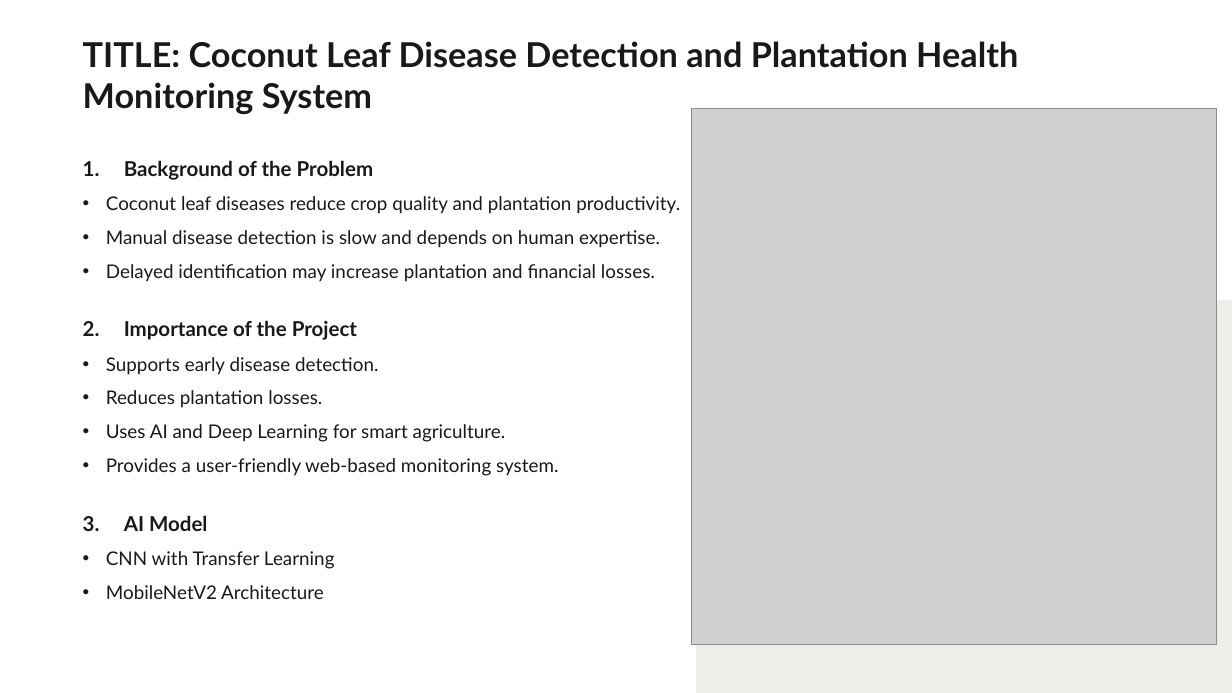
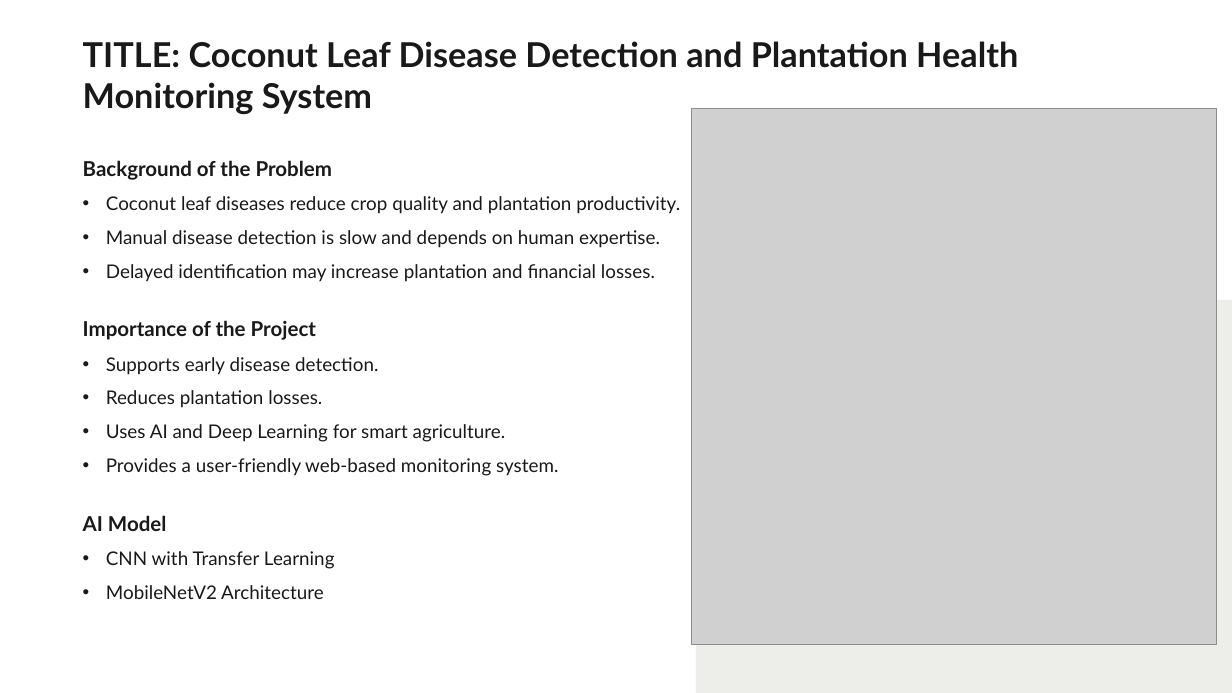
Before and after one commit to Abdullah-ahfj/Bsc-Hons-DataScience_final_project, a slide deck: slide 4 of Final_Proposal.pptx. Drawn at 1232x693 pixels with LibreOffice and Linux fonts; fonts in the diff are those of the drawing; grey boxes stand for pictures. Boxes give left, top, right and bottom in pixels: in the first picture for what was removed or moved away, otherwise in the second. Text is boxed around its words. In the diff, an @@ line names an element or a change of style, - is before the commit and + after.

```diff
--- a/Final_Proposal.pptx
+++ b/Final_Proposal.pptx
@@ subtitle at bbox=[83, 160, 333, 531]: bullet 1. to none @@
```
Also in this commit, not shown: 2 other slides changed, 1 other file.
